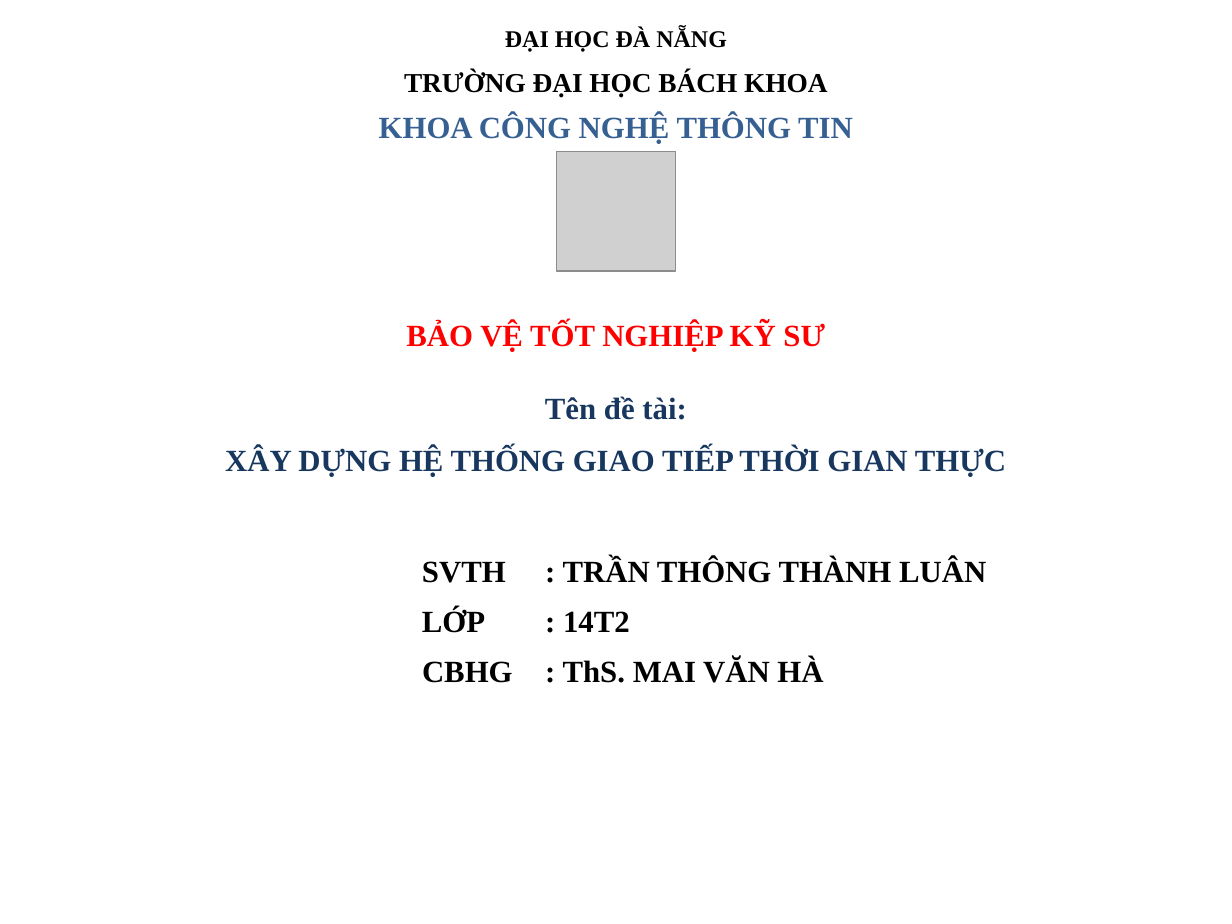
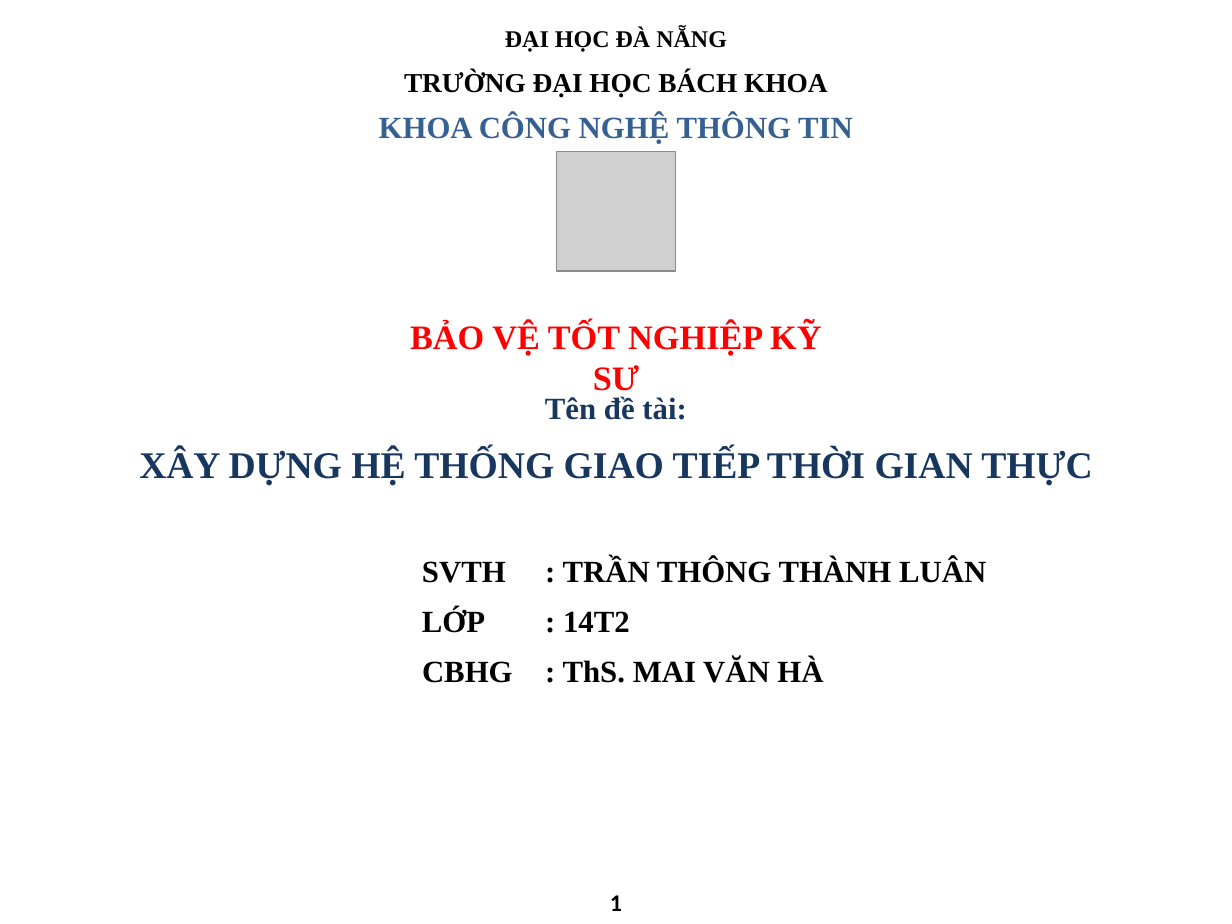
Before and after one commit to tinhphandotco/webrtc, a slide deck: slide 1 of baocao/BaoCao_DATN_TranThongThanhLuan.pptx. Drawn at 1232x924 pixels with LibreOffice and Linux fonts; fonts in the diff are those of the drawing; grey boxes stand for pictures; background and template pictures are left out. Boxes give left, top, right and bottom in pixels: in the first picture for what was removed or moved away, otherwise in the second. Text is boxed around its words. In the diff, an @@ line names an element or a change of style, - is before the commit and + after.

```diff
--- a/baocao/BaoCao_DATN_TranThongThanhLuan.pptx
+++ b/baocao/BaoCao_DATN_TranThongThanhLuan.pptx
@@ text "BẢO VỆ TỐT NGHIỆP KỸ ..." at <box>410,322,821,397</box>: size 18 to 20 pt @@
@@ text "XÂY DỰNG HỆ THỐNG GIAO ...": place and size @@
-text "XÂY DỰNG HỆ THỐNG GIAO ..." at <box>225,447,1006,477</box>
+text "XÂY DỰNG HỆ THỐNG GIAO ..." at <box>139,449,1092,486</box>
@@ text "XÂY DỰNG HỆ THỐNG GIAO ..." at <box>139,449,1092,486</box>: size 18 to 22 pt @@
@@ page number added at <box>610,895,622,911</box>, 14 pt, text #000000, bold @@
+1
```
Also in this commit, not shown: 15 other slides changed, 12 other files.
